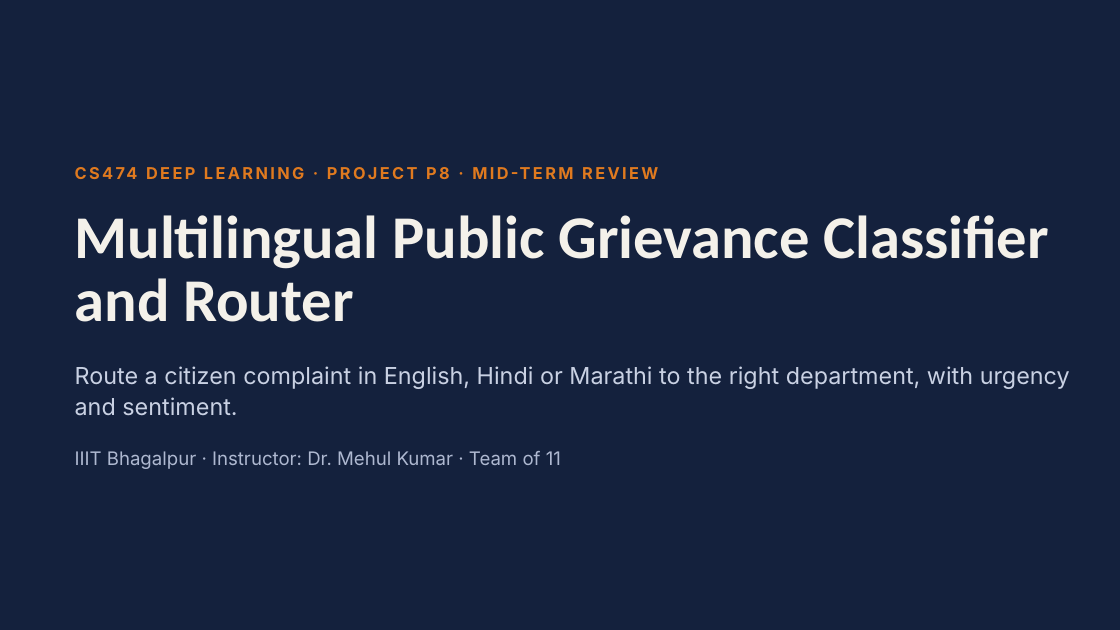
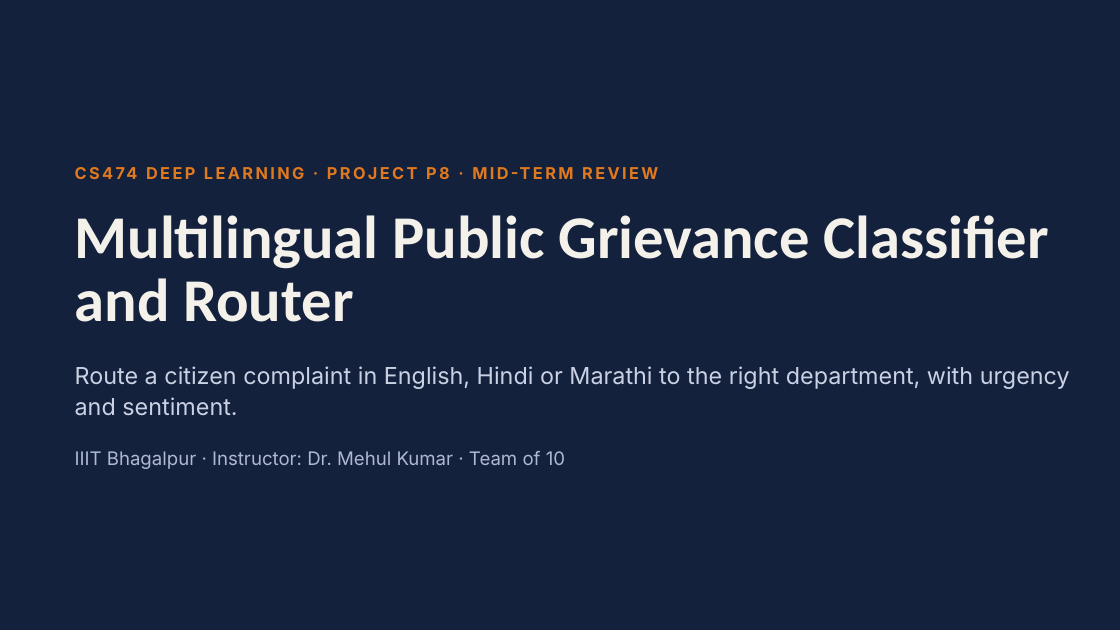
Before and after one commit to sam131725/public_grievenes, a slide deck: slide 1 of docs/slides/P8_Mid-term_Review.pptx. Drawn at 1120x630 pixels with LibreOffice and Linux fonts; fonts in the diff are those of the drawing. Boxes give left, top, right and bottom in pixels: in the first picture for what was removed or moved away, otherwise in the second. Text is boxed around its words. In the diff, an @@ line names an element or a change of style, - is before the commit and + after.

Commit message:
Update team list in deck

```diff
--- a/docs/slides/P8_Mid-term_Review.pptx
+++ b/docs/slides/P8_Mid-term_Review.pptx
@@ text at box(75, 451, 565, 469): text changed @@
-IIIT Bhagalpur · Instructor: Dr. Mehul Kumar · Team of 11
+IIIT Bhagalpur · Instructor: Dr. Mehul Kumar · Team of 10
```
Also in this commit, not shown: 1 other slide changed.
